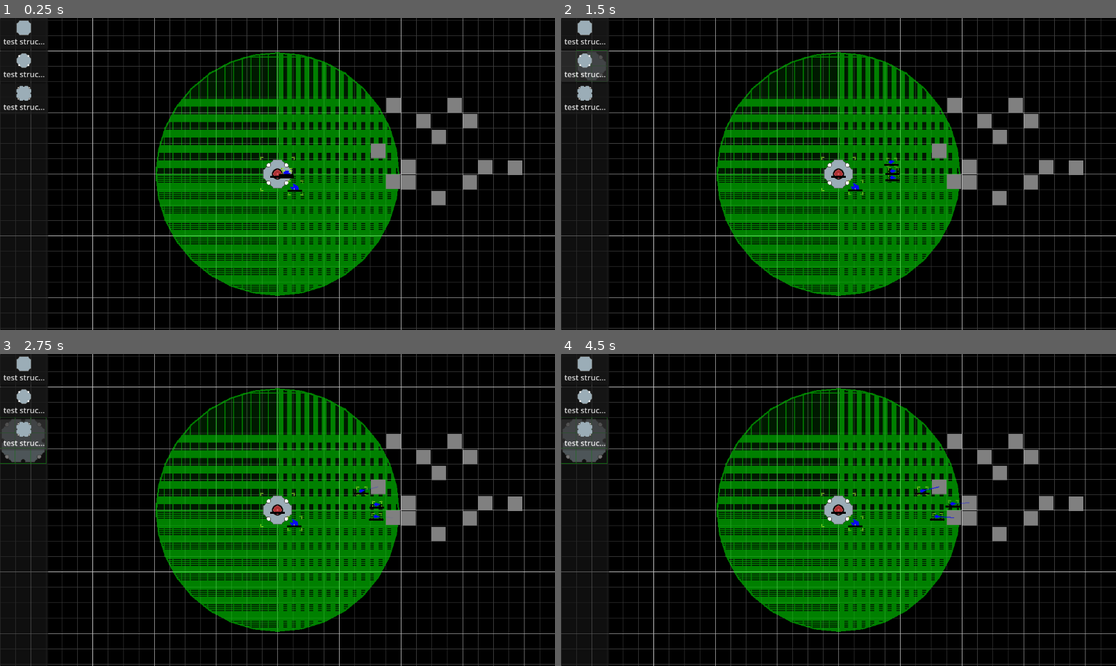
Above: before the commit, frames 1-4 (two rows, left to right).
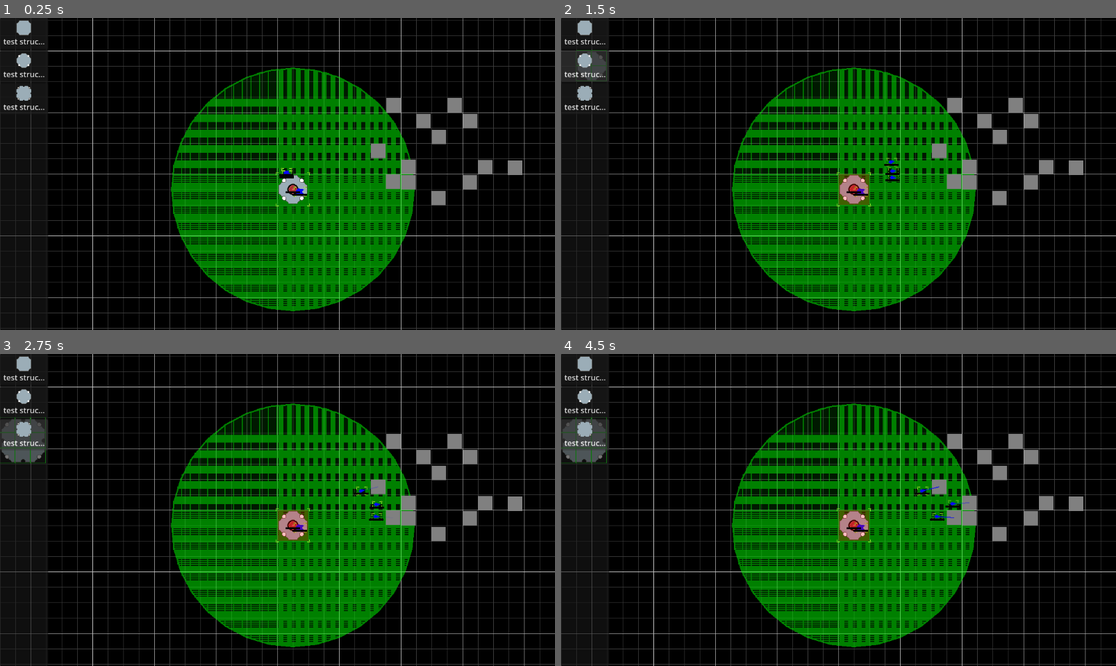
Above: after the commit, the same moments.

Repository: AtkinTC/space-industry-v4
Game: Godot game, scene res://game/test_scene.tscn
Two runs of this game, one before a commit and one after it. Both use one fixed random seed, a clock stepped at 60 frames per second and the inputs below.
Inputs:
- Up to frame 1 (0.25 s): no input
- Up to frame 2 (1.5 s): click "test struct small" at 0.5 s; click "test struct med" at 1.25 s
- Up to frame 3 (2.75 s): click "test struct large" at 2 s
- Up to frame 4 (4.5 s): click "test struct small" at 2.75 s; click "test struct med" at 3.5 s; click "test struct large" at 4.25 s

The runs differ from the first frame. In frame 1, 6.7% of the frame differs, in the area x 28-75%, y 10-94%; in frame 2, 6.9%; in frame 3, 7.0%, in the area x 0-75%, y 10-94%; in frame 4, 7.0%.

Commit message:
keep record of used cells by structures to test against when placing new structures

Diff:
--- a/game/build_control_layer.gd
+++ b/game/build_control_layer.gd
@@ -11,15 +11,31 @@
 var build_cell := Vector2i()
 var build_position := Vector2()
 
+var valid_build_position := false
+
 func _ready() -> void:
 	GameState.register_build_control_layer(self)
 
 func _process(_delta: float) -> void:
 	if(build_state):
-		var mouse_pos := get_global_mouse_position()
+		recalculate_position()
+	queue_redraw()
+
+func recalculate_position(force : bool = false):
+	var mouse_pos := get_global_mouse_position()
+	var new_cell : Vector2i = build_structure_def.world_to_grid(mouse_pos)
+	if(force || new_cell != build_cell):
 		build_cell = build_structure_def.world_to_grid(mouse_pos)
 		build_position = build_structure_def.grid_to_world(build_cell)
 		build_ghost.global_position = build_position
+		build_ghost.grid_position = build_cell
+
+		var used_cells := EntityManager.get_used_structure_cells()
+		for cell in build_structure_def.get_grid_cells():
+			if((cell + build_cell) in used_cells):
+				valid_build_position = false
+				return
+		valid_build_position = true
 
 func clear() -> void:
 	build_structure_def = null
@@ -39,6 +55,7 @@
 
 	build_ghost = BuildGhost.new(build_structure_def)
 	add_child(build_ghost)
+	recalculate_position(true)
 
 func end_build_state():
 	clear()
@@ -46,6 +63,8 @@
 
 func confirm_build():
 	if(!build_state):
+		return
+	if(!valid_build_position):
 		return
 	var build_params := {
 		Constants.KEY_STRUCTURE_TYPE : build_structure_def.entity_type,
@@ -61,3 +80,8 @@
 		end_build_state()
 	if(event.is_action_pressed("select")):
 		confirm_build()
+
+func _draw() -> void:
+	if(build_state):
+		for cell in EntityManager.get_used_structure_cells():
+			draw_rect(Rect2(cell * Constants.TILE_SIZE_I, Constants.TILE_SIZE_I), Color(Color.RED, 0.25), true)
--- a/game/build_ghost.gd
+++ b/game/build_ghost.gd
@@ -2,6 +2,7 @@
 class_name BuildGhost
 
 var structure_def : StructureDefinition = null
+var grid_position : Vector2i
 
 func _init(def : StructureDefinition) -> void:
 	structure_def = def
@@ -19,6 +20,11 @@
 #	var bounding_rect := structure_def.get_bounding_rect()
 #	draw_rect(bounding_rect, Color.RED, false)
 
+	var used_cells := EntityManager.get_used_structure_cells()
+
 	for cell in structure_def.get_grid_cells():
-		var rect := Rect2((cell as Vector2 + structure_def.get_grid_alignment_offset()) * Constants.TILE_SIZE, Constants.TILE_SIZE)
-		draw_rect(rect, Color.GREEN, false)
+		var draw_color = Color.GREEN
+		if((cell + grid_position) in used_cells):
+			draw_color = Color.RED
+		var rect := Rect2((cell as Vector2 + structure_def.get_grid_alignment_offset()) * Constants.TILE_SIZE, Constants.TILE_SIZE - Vector2.ONE)
+		draw_rect(rect, draw_color, false)
--- a/game/entity/structure/construction_site.gd
+++ b/game/entity/structure/construction_site.gd
@@ -63,6 +63,7 @@
 	var remaining_contents := get_inventory().get_contents()
 
 	var spawn_params := {
+		Constants.KEY_GRID_POSITION : grid_position,
 		Constants.KEY_POSITION : global_position,
 		Constants.KEY_ROTATION : global_rotation,
 		Constants.KEY_INVENTORY_CONTENTS : remaining_contents
--- a/game/test_scene.gd
+++ b/game/test_scene.gd
@@ -3,6 +3,8 @@
 
 # Called when the node enters the scene tree for the first time.
 func _ready() -> void:
+	SignalBus.spawn_structure.emit("station_core_001", {Constants.KEY_GRID_POSITION : Vector2i(0,0)})
+
 	for i in 5:
 		SignalBus.spawn_ship.emit("mining_drone_001", {})
 	for i in 2:
--- a/game/test_scene.tscn
+++ b/game/test_scene.tscn
@@ -9,7 +9,6 @@
 [ext_resource type="Shader" path="res://resources/shaders/canvas_group_area.gdshader" id="5_b2sve"]
 [ext_resource type="Script" path="res://game/influence_canvas.gd" id="5_w38rg"]
 [ext_resource type="Script" path="res://game/structures_parent_node.gd" id="8_6hhf1"]
-[ext_resource type="PackedScene" uid="uid://co8g67bnh8fcs" path="res://game/entity/structure/station_core.tscn" id="9_0ltkj"]
 [ext_resource type="Script" path="res://game/ships_parent_node.gd" id="12_t0iog"]
 [ext_resource type="Script" path="res://game/entity/selection_areas_layer.gd" id="15_5qeme"]
 [ext_resource type="Script" path="res://game/build_control_layer.gd" id="15_rs7lq"]
@@ -123,9 +122,6 @@
 [node name="StructuresParentNode" type="Node2D" parent="."]
 script = ExtResource("8_6hhf1")
 
-[node name="StationCore" parent="StructuresParentNode" instance=ExtResource("9_0ltkj")]
-default_entity_type = "station_core_001"
-
 [node name="ShipsParentNode" type="Node2D" parent="."]
 script = ExtResource("12_t0iog")
 
--- a/resources/entity_definitions/structure_definitions/construction_site_1x1.tres
+++ b/resources/entity_definitions/structure_definitions/construction_site_1x1.tres
@@ -6,7 +6,8 @@
 [resource]
 script = ExtResource("2_h8j0m")
 player_buildable = false
-dock_range = 50.0
+dock_range = 16.0
+grid_locked = true
 display_name = "construction site small"
 entity_type = "construction_site_1x1"
 scene = ExtResource("1_pevwe")
--- a/resources/entity_definitions/structure_definitions/construction_site_2x2.tres
+++ b/resources/entity_definitions/structure_definitions/construction_site_2x2.tres
@@ -6,7 +6,8 @@
 [resource]
 script = ExtResource("2_q8tas")
 player_buildable = false
-dock_range = 50.0
+dock_range = 32.0
+grid_locked = true
 display_name = "construction site med"
 entity_type = "construction_site_2x2"
 scene = ExtResource("1_lb3u4")
--- a/resources/entity_definitions/structure_definitions/construction_site_3x3.tres
+++ b/resources/entity_definitions/structure_definitions/construction_site_3x3.tres
@@ -6,7 +6,8 @@
 [resource]
 script = ExtResource("2_8y808")
 player_buildable = false
-dock_range = 50.0
+dock_range = 48.0
+grid_locked = true
 display_name = "construction site large"
 entity_type = "construction_site_3x3"
 scene = ExtResource("1_r3vme")
--- a/resources/entity_definitions/structure_definitions/station_core_001.tres
+++ b/resources/entity_definitions/structure_definitions/station_core_001.tres
@@ -8,7 +8,8 @@
 [resource]
 script = ExtResource("2_8ixjl")
 player_buildable = false
-dock_range = 50.0
+dock_range = 32.0
+grid_locked = true
 construction_def = ExtResource("1_gux64")
 display_name = "station core 1"
 entity_type = "station_core_001"
--- a/resources/entity_definitions/structure_definitions/test_structure_1x1.tres
+++ b/resources/entity_definitions/structure_definitions/test_structure_1x1.tres
@@ -8,7 +8,8 @@
 [resource]
 script = ExtResource("2_cpt5o")
 player_buildable = true
-dock_range = 50.0
+dock_range = 16.0
+grid_locked = true
 construction_def = ExtResource("1_vu4qs")
 display_name = "test struct small"
 entity_type = "test_structure_1x1"
--- a/resources/entity_definitions/structure_definitions/test_structure_2x2.tres
+++ b/resources/entity_definitions/structure_definitions/test_structure_2x2.tres
@@ -8,7 +8,8 @@
 [resource]
 script = ExtResource("2_uwpey")
 player_buildable = true
-dock_range = 50.0
+dock_range = 32.0
+grid_locked = true
 construction_def = ExtResource("1_n1bp5")
 display_name = "test struct med"
 entity_type = "test_structure_2x2"
--- a/resources/entity_definitions/structure_definitions/test_structure_3x3.tres
+++ b/resources/entity_definitions/structure_definitions/test_structure_3x3.tres
@@ -8,7 +8,8 @@
 [resource]
 script = ExtResource("4_626fa")
 player_buildable = true
-dock_range = 100.0
+dock_range = 48.0
+grid_locked = true
 construction_def = ExtResource("1_jahbx")
 display_name = "test struct large"
 entity_type = "test_structure_3x3"
--- a/singleton/entity_manager.gd
+++ b/singleton/entity_manager.gd
@@ -6,6 +6,8 @@
 
 var structures_parent_node : Node2D
 var structures : Dictionary = {}
+var structures_by_cell = {}
+var structure_cells = {}
 
 func _ready() -> void:
 	SignalBus.spawn_ship.connect(spawn_ship)
@@ -75,10 +77,18 @@
 		print_debug("No StructureDefinition found for type : %s" % entity_type)
 		return
 
+	assert(!structure_def.grid_locked || properties.has(Constants.KEY_GRID_POSITION))
+
 	var new_node : Structure = structure_def.scene.instantiate()
 	new_node.init(structure_def, properties)
 
-	assert(!structure_def.grid_locked || properties.has(Constants.KEY_GRID_POSITION))
+	if(structure_def.grid_locked):
+		var cells : Array[Vector2i] = []
+		var grid_position : Vector2i = properties.get(Constants.KEY_GRID_POSITION)
+		for cell in structure_def.get_grid_cells():
+			cells.append(cell + grid_position)
+		assert(!cells.is_empty())
+		add_structure_cells(new_node.get_instance_id(), cells)
 
 	structures_parent_node.add_child(new_node)
 
@@ -93,9 +103,30 @@
 			callback.call(new_node)
 		return new_node
 
+func add_structure_cells(instance_id : int, cells : Array[Vector2i]) -> void:
+	for cell in cells:
+		structures_by_cell[cell] = instance_id
+	structure_cells[instance_id] = cells
+
+func remove_structure_cells(instance_id : int) -> void:
+	if(structure_cells.has(instance_id)):
+		for cell in structure_cells[instance_id]:
+			structures_by_cell.erase(cell as Vector2i)
+		structure_cells.erase(instance_id)
+
+func get_structure_id_at_cell(cell : Vector2i) -> int:
+	return structures_by_cell.get(cell, -1)
+
+func get_used_structure_cells() -> Array[Vector2i]:
+	var cells : Array[Vector2i] = []
+	cells.assign(structures_by_cell.keys())
+	return cells
+
 func _on_structure_freed(instance_id : int) -> void:
 	if(!structures.has(instance_id)):
 		return
 
 	structures.erase(instance_id)
+	remove_structure_cells(instance_id)
+
 	SignalBus.structures_updated.emit(structures.size())
Not shown: 1 places in game/test_scene.tscn that only renumber resources
